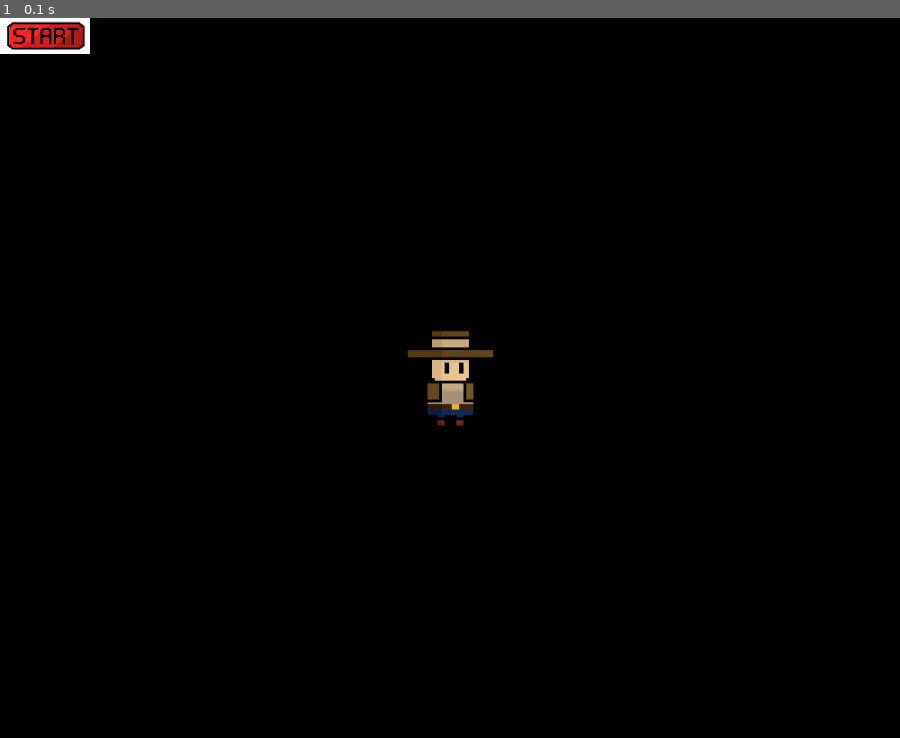
Above: before the commit, frame 1.
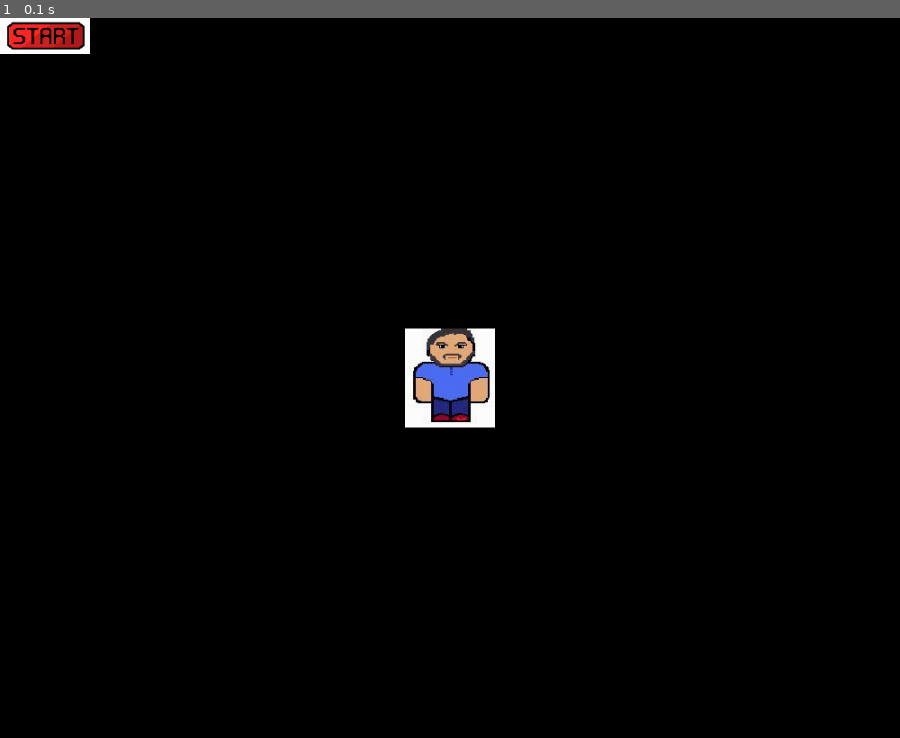
Above: after the commit, the same moment.

Repository: Juwek/pygame-project
Game: pygame game, started from main.py
Same seed, same stepped clock (60 frames per second), same inputs: the game is played once before the commit and once after it.
Inputs:
- Up to frame 1 (0.1 s): no input

The runs differ from the first frame. In frame 1, 1.3% of the frame differs, in the area x 45-55%, y 43-57%.

Commit message:
create windows.py

Diff:
--- a/Scripts/Button.py
+++ b/Scripts/Button.py
@@ -9,3 +9,6 @@
         self.rect = self.image.get_rect()
         self.rect.x = 0
         self.rect.x = 0
+
+    def is_clicked(self):
+        pass
--- a/extensions.py
+++ b/extensions.py
@@ -1,6 +1,6 @@
 import os
 import sys
-from pygame import image
+import pygame
 
 
 def load_image(name):
@@ -8,5 +8,5 @@
     if not os.path.isfile(fullname):
         print(f"Файл с изображением '{fullname}' не найден")
         sys.exit()
-    img = image.load(fullname)
+    img = pygame.image.load(fullname)
     return img
--- a/main.py
+++ b/main.py
@@ -1,7 +1,7 @@
 import pygame
 from constants import WIDTH, HEIGHT, FPS
 from Scripts.Player import Player
-from Scripts.Button import Button
+from windows import *
 
 
 if __name__ == '__main__':
@@ -12,7 +12,7 @@
 
     all_sprites = pygame.sprite.Group()
     player = Player(all_sprites)
-    start_button = Button("pictures/button.png", 100, 40, all_sprites)
+    state = 0
 
     running = True
     while running:
@@ -21,8 +21,9 @@
             if event.type == pygame.QUIT:
                 running = False
 
-        all_sprites.draw(screen)
-        all_sprites.update(pygame.key.get_pressed())
+        if state == 0:
+            show_start_window(screen, all_sprites)
+
         pygame.display.flip()
         clock.tick(FPS)
 
--- /dev/null
+++ b/windows.py
@@ -0,0 +1,18 @@
+import pygame
+from Scripts.Button import Button
+
+
+def show_start_window(screen, group):
+    start_button = Button("pictures/button.png", 100, 40, group)
+
+    while True:
+        screen.fill('black')
+        for event in pygame.event.get():
+            if event.type == pygame.QUIT:
+                pygame.quit()
+            if (event.type == pygame.MOUSEBUTTONDOWN and pygame.mouse.get_pressed()[0]
+                and start_button.rect.collidepoint(pygame.mouse.get_pos())):
+                print(start_button.rect)
+
+        group.draw(screen)
+        pygame.display.flip()
Binary file changed: data/pictures/player.png
